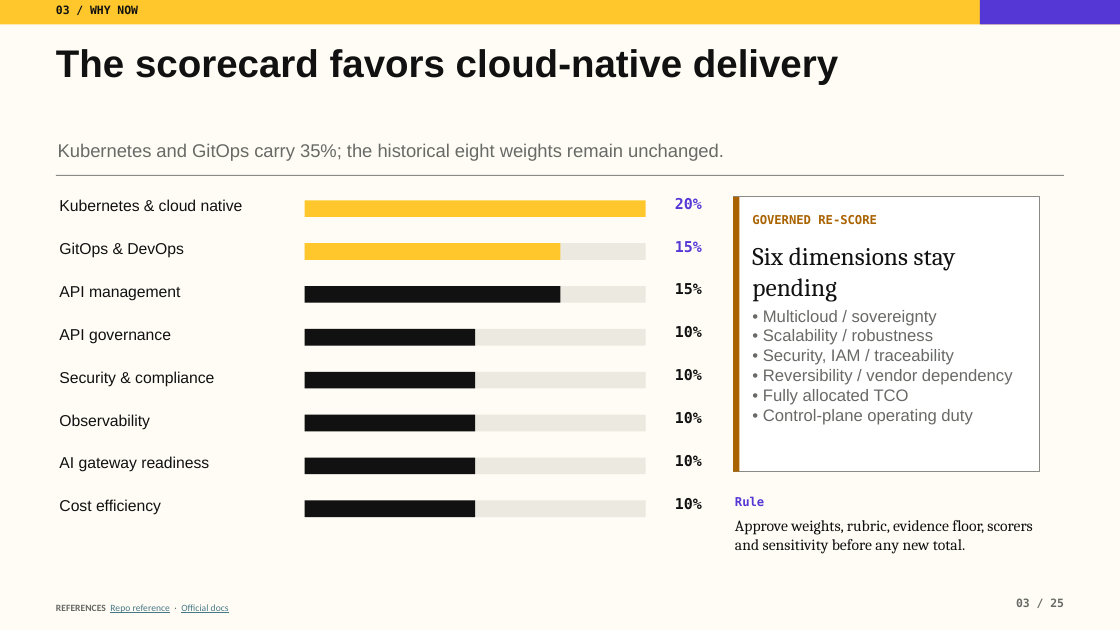
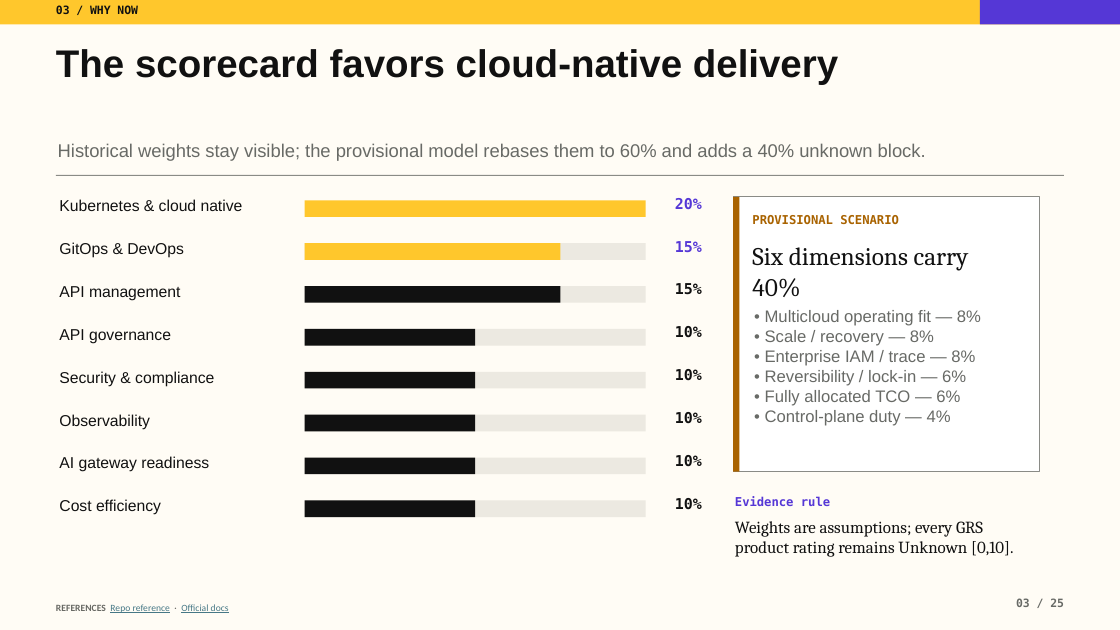
Before and after one commit to tomqwu/apim, a slide deck: slide 3 of presentations/kong-platform-journey-guided.pptx. Drawn at 1120x630 pixels with LibreOffice and Linux fonts; fonts in the diff are those of the drawing. Boxes give left, top, right and bottom in pixels: in the first picture for what was removed or moved away, otherwise in the second. Text is boxed around its words. In the diff, an @@ line names an element or a change of style, - is before the commit and + after.

```diff
--- a/presentations/kong-platform-journey-guided.pptx
+++ b/presentations/kong-platform-journey-guided.pptx
@@ text at [58,143,926,161]: text changed @@
-Kubernetes and GitOps carry 35%; the historical eight weights remain unchanged.
+Historical weights stay visible; the provisional model rebases them to 60% and adds a 40% unknown block.
@@ text at [752,215,899,224]: text changed @@
-GOVERNED RE-SCORE
+PROVISIONAL SCENARIO
@@ text at [752,247,969,297]: text changed @@
-Six dimensions stay pending
+Six dimensions carry 40%
@@ text at [765,310,981,426]: text changed @@
-• Multicloud / sovereignty
-• Scalability / robustness
-• Security, IAM / traceability
-• Reversibility / vendor dependency
-• Fully allocated TCO
-• Control-plane operating duty
+• Multicloud operating fit — 8%
+• Scale / recovery — 8%
+• Enterprise IAM / trace — 8%
+• Reversibility / lock-in — 6%
+• Fully allocated TCO — 6%
+• Control-plane duty — 4%
@@ text at [735,496,830,506]: text changed @@
-Rule
+Evidence rule
@@ text at [735,521,1013,557]: text changed; size 13.4 to 14.5 pt @@
-Approve weights, rubric, evidence floor, scorers and sensitivity before any new total.
+Weights are assumptions; every GRS product rating remains Unknown [0,10].
```
Also in this commit, not shown: 3 other slides changed, 12 other files.
